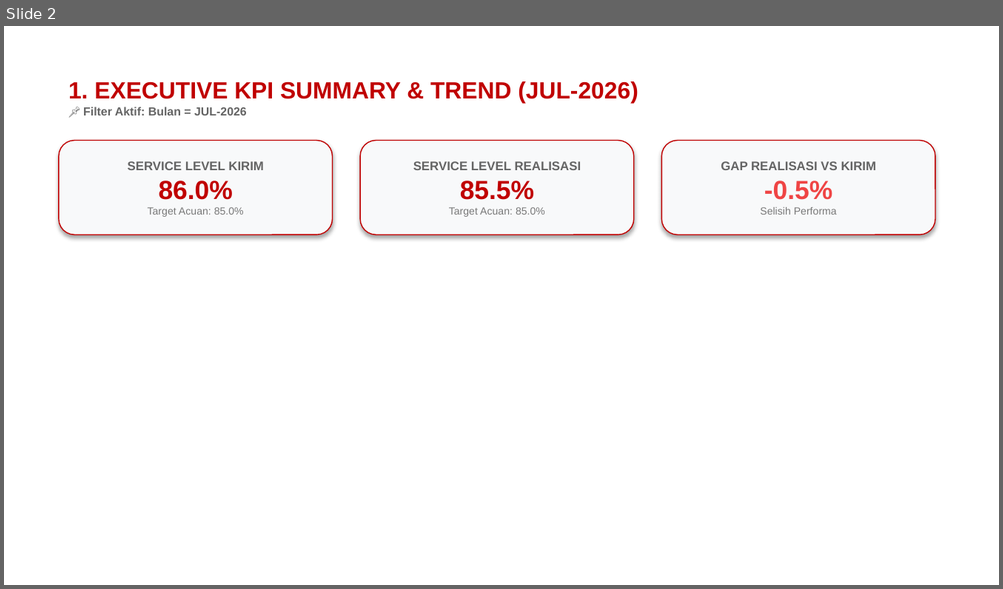
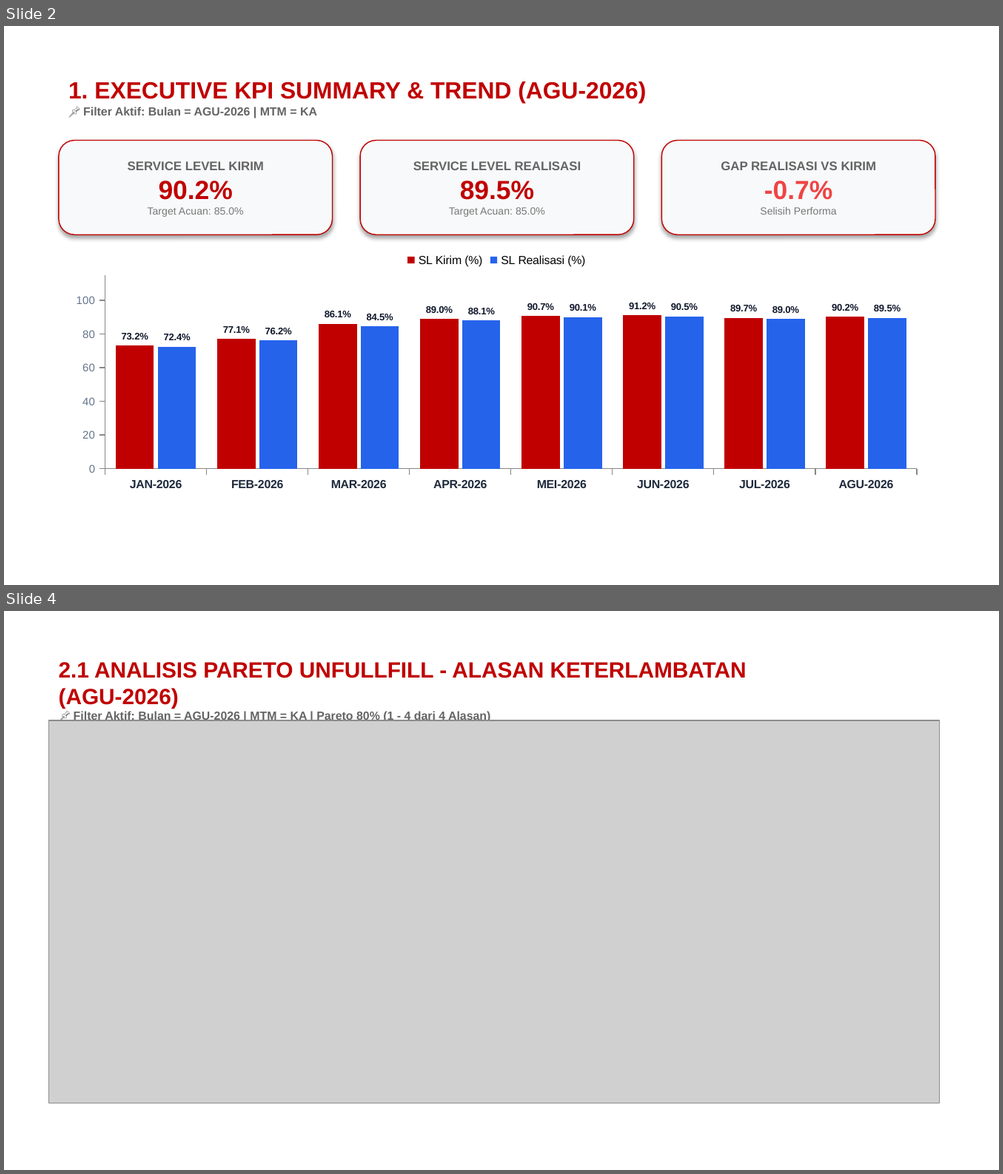
Before and after one commit to argo-gif/SL-MTM, a slide deck: backend/generated_mtm_report.pptx. Shown one above the other, each under a label of ours: slide 2 before the commit, slides 2 and 4 after it; the slides between them are not shown. The pictures are 1003x589 and 1003x1174 pixels, drawn with LibreOffice and Linux fonts; fonts in the diff are those of the drawing; grey boxes stand for pictures; background and template pictures are left out. Boxes give left, top, right and bottom in pixels: in the first picture for what was removed or moved away, otherwise in the second. Text is boxed around its words. In the diff, an @@ line names an element or a change of style, - is before the commit and + after.

Commit message:
style: update UI to high-contrast executive white theme

```diff
--- a/backend/generated_mtm_report.pptx
+++ b/backend/generated_mtm_report.pptx
@@ slide 4 added at (4,611,999,1170), background picture (left out) @@
@@ text added at (59,662,746,721), 8.5 pt, text #646464, bold @@
+2.1 ANALISIS PARETO UNFULLFILL - ALASAN KETERLAMBATAN (AGU-2026)
+📌 Filter Aktif: Bulan = AGU-2026 | MTM = KA | Pareto 80% (1 - 4 dari 4 Alasan)
@@ picture added at (48,721,939,1103) @@
@@ slide 2 changed as well @@
@@ text at (68,82,646,116): text changed @@
-1. EXECUTIVE KPI SUMMARY & TREND (JUL-2026)
-📌 Filter Aktif: Bulan = JUL-2026
+1. EXECUTIVE KPI SUMMARY & TREND (AGU-2026)
+📌 Filter Aktif: Bulan = AGU-2026 | MTM = KA
@@ text in rounded rectangle at (159,181,233,200): text changed @@
-86.0%
+90.2%
@@ text in rounded rectangle at (460,181,534,200): text changed @@
-85.5%
+89.5%
@@ column chart added at (59,243,934,497) @@
+categories: JAN-2026, FEB-2026, MAR-2026, APR-2026, MEI-2026, JUN-2026, JUL-2026, AGU-2026
+SL Kirim (%): 73.2, 77.1, 86.1, 89, 90.7, 91.2, 89.7, 90.2
+SL Realisasi (%): 72.4, 76.2, 84.5, 88.1, 90.1, 90.5, 89, 89.5
@@ text in rounded rectangle at (426,304,554,313): text changed @@
--0.5%
+-0.7%
```
Also in this commit, not shown: 2 other slides changed, 4 other slides added, 4 other files.
